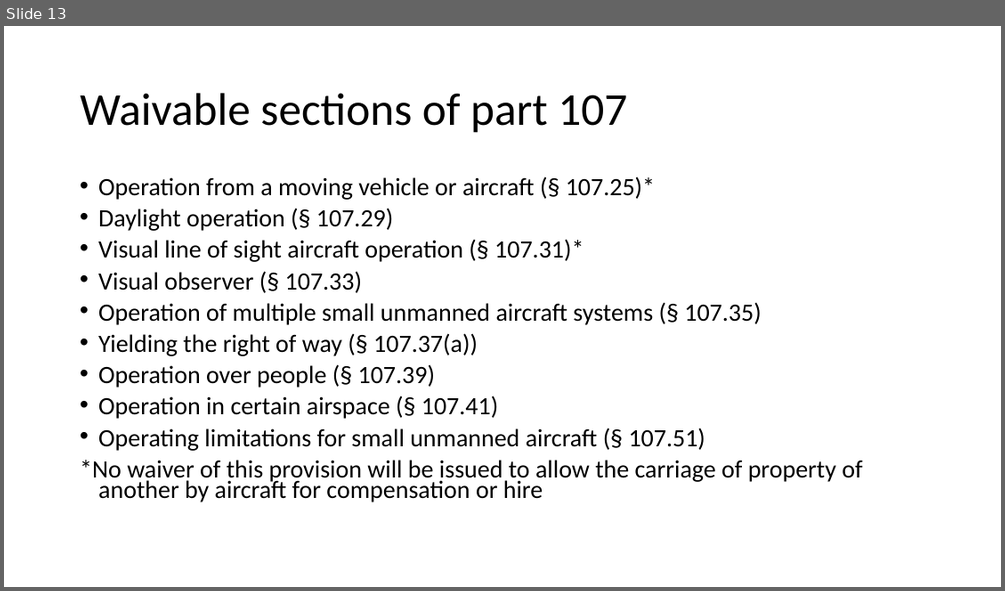
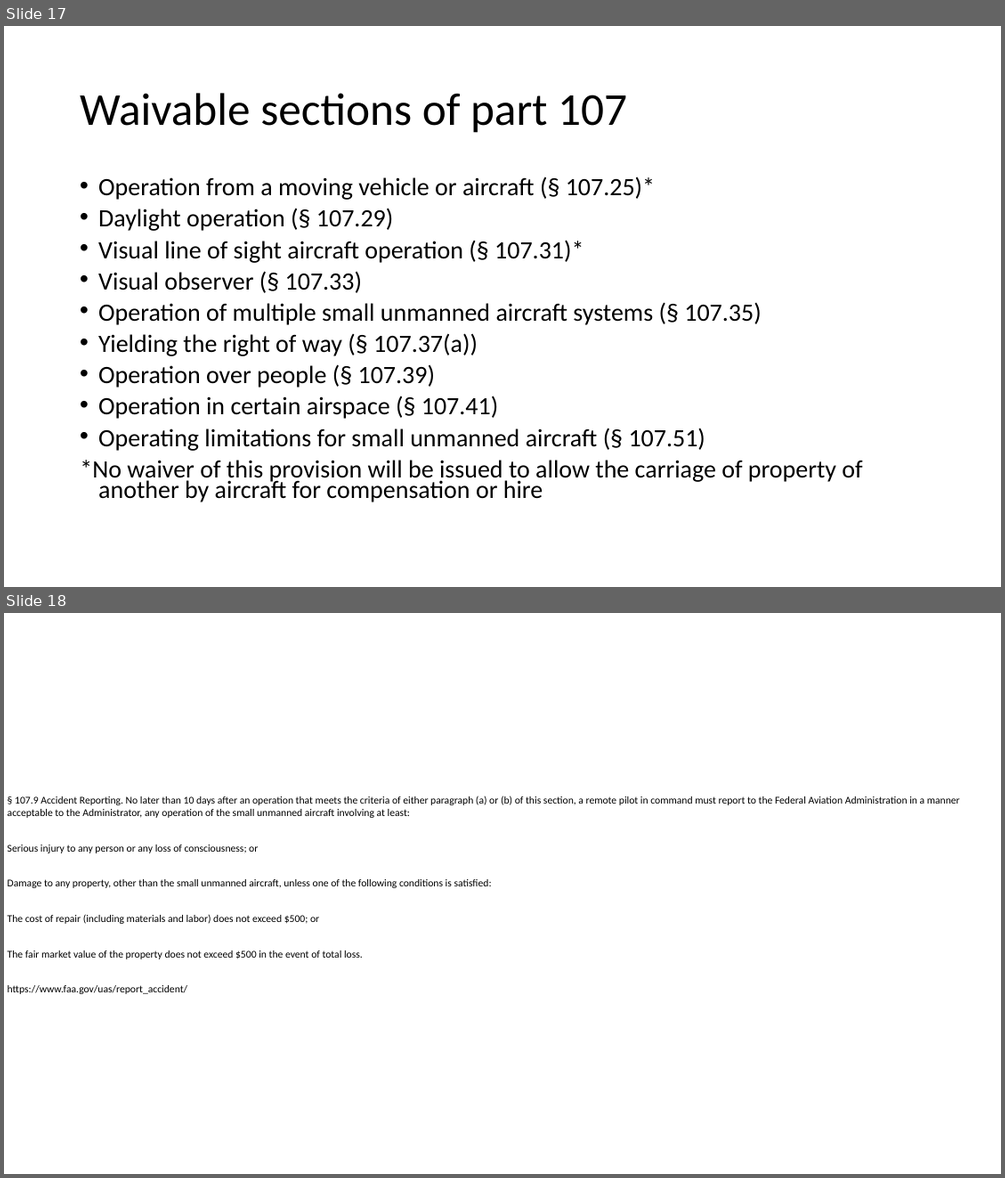
Before and after one commit to ncsu-geoforall-lab/uav-lidar-analytics-course, a slide deck: lectures/rules.ppt. Shown one above the other, each under a label of ours: slide 13 before the commit, slides 17 and 18 after it. The pictures are 1005x591 and 1005x1178 pixels, drawn with LibreOffice and Linux fonts; fonts in the diff are those of the drawing. Boxes give left, top, right and bottom in pixels: in the first picture for what was removed or moved away, otherwise in the second. Text is boxed around its words. In the diff, an @@ line names an element or a change of style, - is before the commit and + after.

```diff
--- a/lectures/rules.ppt
+++ b/lectures/rules.ppt
@@ slide 18 added at (x1=4, y1=613, x2=1001, y2=1174), background #FFFFFF @@
@@ text added at (x1=8, y1=795, x2=960, y2=994), 10 pt, text #000000 @@
+§ 107.9 Accident Reporting. No later than 10 days after an operation that meets the criteria of either paragraph (a) or (b) of this section, a remote pilot in command must report to the Federal Aviation Administration in a manner acceptable to the Administrator, any operation of the small unmanned aircraft involving at least:
+Serious injury to any person or any loss of consciousness; or
+Damage to any property, other than the small unmanned aircraft, unless one of the following conditions is satisfied:
+The cost of repair (including materials and labor) does not exceed $500; or
+The fair market value of the property does not exceed $500 in the event of total loss.
+https://www.faa.gov/uas/report_accident/
@@ what was slide 13 is now slide 17 @@
```
Also in this commit, not shown: 11 slides changed, 1 other slide added, 11 other files.
